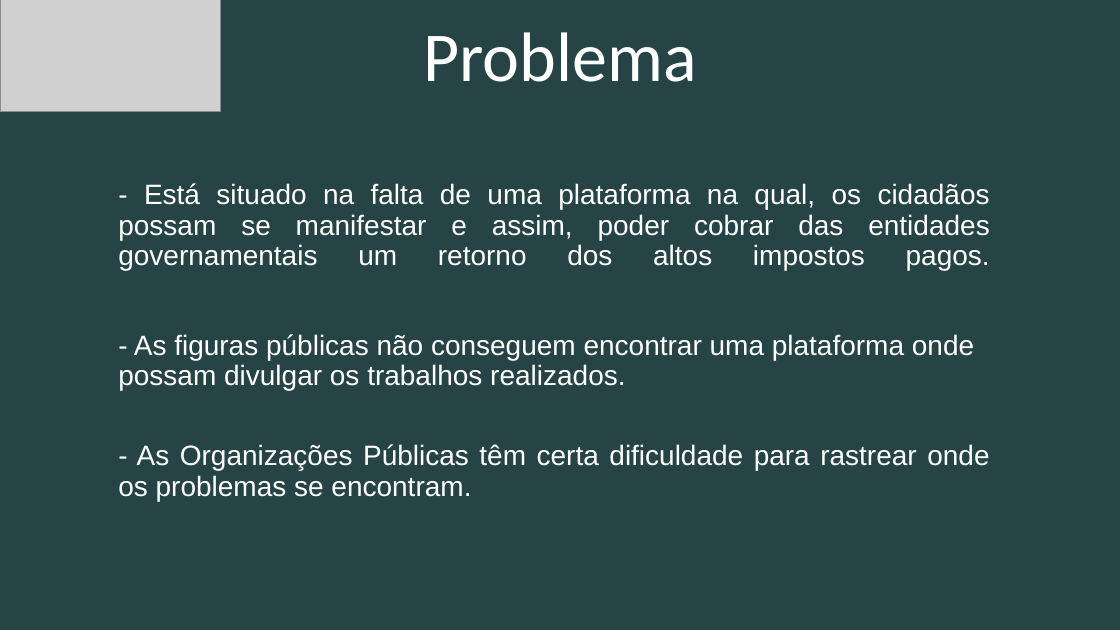
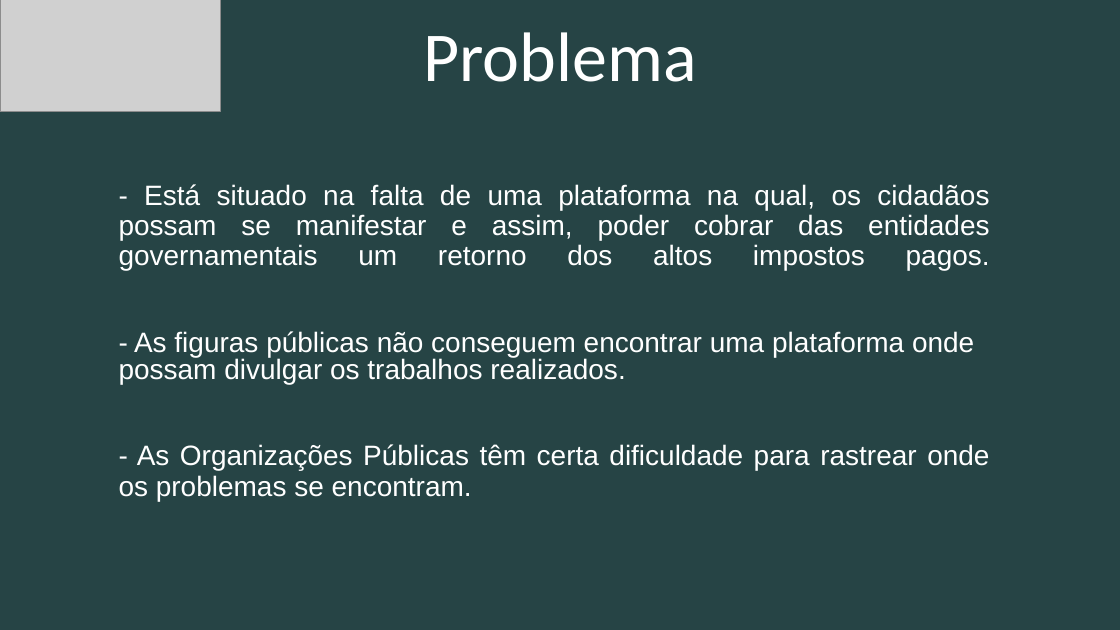
Before and after one commit to ICEI-PUC-Minas-PPLES-TI/plf-es-2020-2-tiii-0940100-cit, a slide deck: slide 3 of Divulgacao/Apresentacao/ProjetoCIT.pptx. Drawn at 1120x630 pixels with LibreOffice and Linux fonts; fonts in the diff are those of the drawing; grey boxes stand for pictures. Boxes give left, top, right and bottom in pixels: in the first picture for what was removed or moved away, otherwise in the second. Text is boxed around its words. In the diff, an @@ line names an element or a change of style, - is before the commit and + after.

```diff
--- a/Divulgacao/Apresentacao/ProjetoCIT.pptx
+++ b/Divulgacao/Apresentacao/ProjetoCIT.pptx
@@ text "- As figuras públicas não ..." at (119, 331, 974, 384): line spacing 0.9 to 0.8 @@
```
Also in this commit, not shown: 7 other slides changed.
